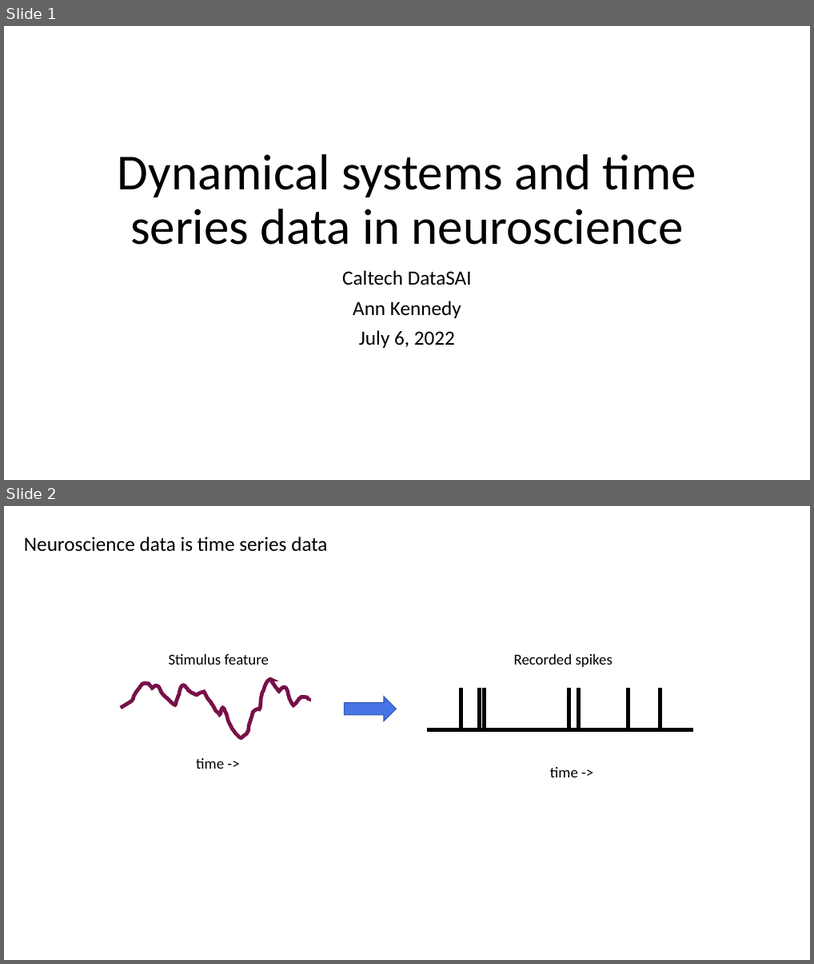
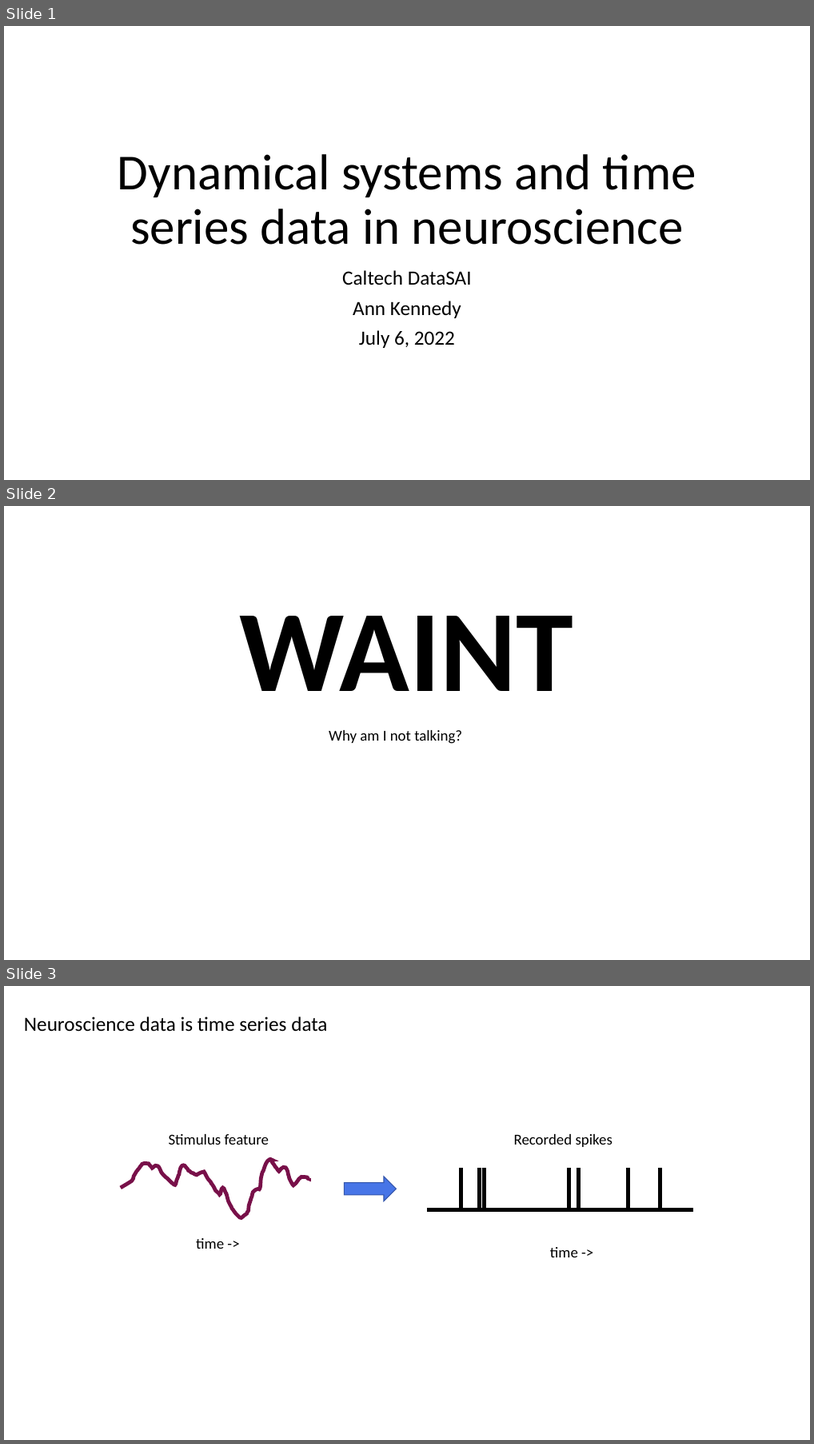
Before and after one commit to SaberaTalukder/Chen_Institute_DataSAI_for_Neuroscience, a slide deck: 07_06_22_day2_dynamical_time_series/slides/day2_introduction.pptx. Shown one above the other, each under a label of ours: slides 1 and 2 before the commit, slides 1, 2 and 3 after it. The pictures are 814x964 and 814x1444 pixels, drawn with LibreOffice and Linux fonts; fonts in the diff are those of the drawing. Boxes give left, top, right and bottom in pixels: in the first picture for what was removed or moved away, otherwise in the second. Text is boxed around its words. In the diff, an @@ line names an element or a change of style, - is before the commit and + after.

Commit message:
slides

```diff
--- a/07_06_22_day2_dynamical_time_series/slides/day2_introduction.pptx
+++ b/07_06_22_day2_dynamical_time_series/slides/day2_introduction.pptx
@@ slide 2 added at bbox=[4, 506, 810, 960], background #FFFFFF @@
@@ text added at bbox=[240, 616, 574, 691], 138 pt, text #000000, bold @@
+WAINT
@@ text added at bbox=[329, 730, 462, 744], 18 pt, text #000000 @@
+Why am I not talking?
@@ what was slide 2 is now slide 3 @@
```
Also in this commit, not shown: 1 other file.
